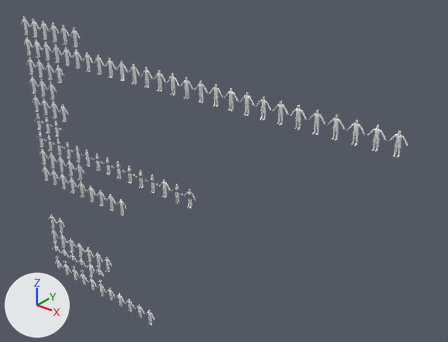
An edit to the Blender file Attires/Attires_ALL.blend, drawn before and after from the same camera.
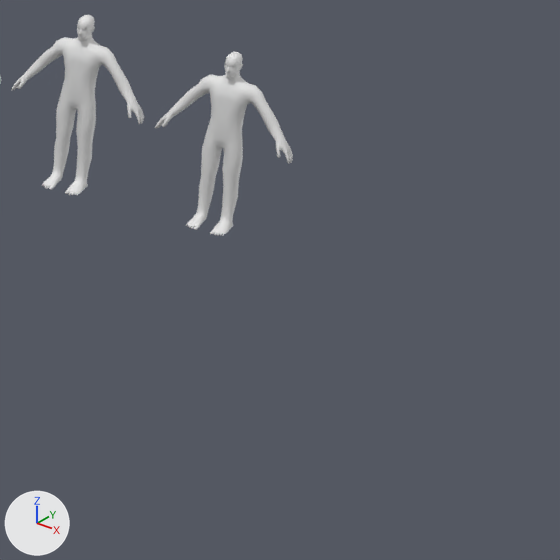
The first picture shows the older version from a 50 mm camera at (53.1, -35.3, 42.5) aimed at (22.0, 3.5, 18.4). The close-ups show the older and then the newer version on the part from 81% to 100% of the width and 36% to 60% of the height of that picture. Only the edits that show in the close-ups are written down. Lighting does not change. The marker at lower left points along +X, +Y and +Z.

In view in the first close-up: 'PlayerModel.091', 'PlayerModel.093'.
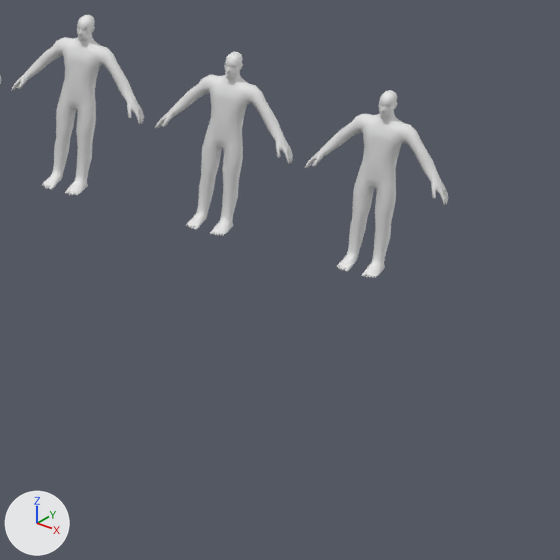
What the commit changed:
Object 'PlayerModel.104' (ob_playermodel_104) is new; it shows me_cube_029.
Its location is (40.5, 0.0, 26.0).
It gains a MIRROR modifier named 'Mirror'.
Modifier setting: use_clip = True.

Pixel boxes (x1, y1, x2, y2) of what changed, in the close-ups (560 x 560 px):
'PlayerModel.104', added
    after: (305, 90, 448, 278)
